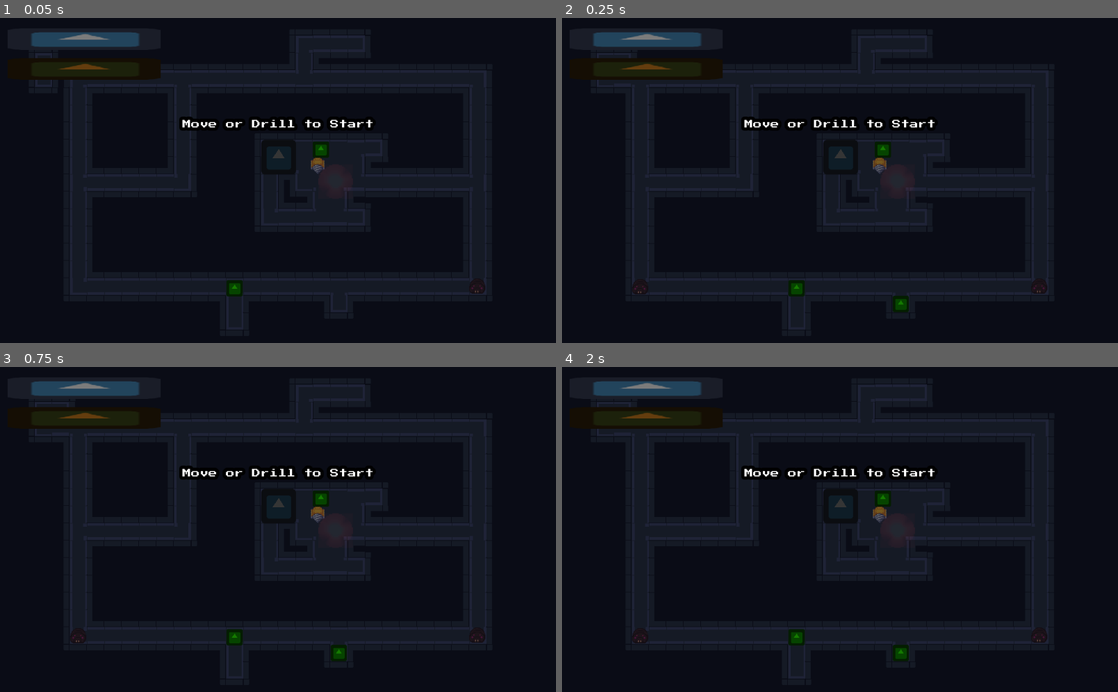
Above: before the commit, frames 1-4 (two rows, left to right).
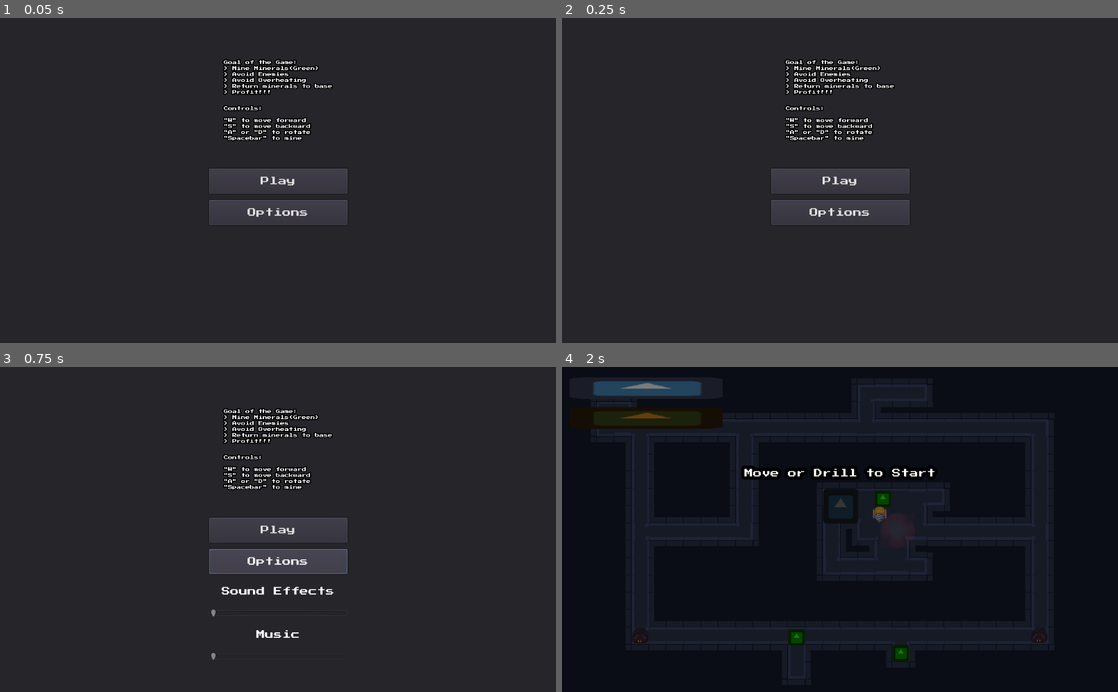
Above: after the commit, the same moments.

Repository: LaTu-Jams/LD54
Game: Godot game, scene res://scenes/Main.tscn
Two runs of this game, one before a commit and one after it. Both use one fixed random seed, a clock stepped at 60 frames per second and the inputs below. The engine's default icon, where the game draws it, is replaced by a stand-in: a white triangle on a blue panel in a dark square.
Inputs (mouse positions are in pixels of both pictures, inside the frame that each line leads up to):
- Up to frame 1 (0.05 s): no input
- Up to frame 2 (0.25 s): no input
- Up to frame 3 (0.75 s): click (278, 562) at 0.5 s, where only the run after the commit has a clickable "Options"
- Up to frame 4 (2 s): click (840, 529) at 1.25 s, where only the run after the commit has a clickable "Play"

The runs differ from the first frame. In frame 1, 71% of the frame differs, in the area x 0-100%, y 0-100%; in frame 2, 71%; in frame 3, 71%; in frame 4, nothing differs.

Commit message:
created menu to learn game rules and change sound settings(sounds not implemented) #13

Diff:
--- a/scenes/Main.tscn
+++ b/scenes/Main.tscn
@@ -10,6 +10,7 @@
 [ext_resource path="res://scripts/ParticleManager.gd" type="Script" id=8]
 [ext_resource path="res://scenes/Radar.tscn" type="PackedScene" id=9]
 [ext_resource path="res://scenes/StartLayout.tscn" type="PackedScene" id=10]
+[ext_resource path="res://scenes/Menu.tscn" type="PackedScene" id=11]
 
 [node name="Main" type="Node2D"]
 pause_mode = 2
@@ -75,3 +76,5 @@
 text = "NEXT LEVEL"
 
 [node name="StartLayout" parent="UI" instance=ExtResource( 10 )]
+
+[node name="Menu" parent="UI" instance=ExtResource( 11 )]
--- /dev/null
+++ b/scenes/Menu.tscn
@@ -0,0 +1,116 @@
+[gd_scene load_steps=6 format=2]
+
+[ext_resource path="res://fonts/PressStart2P-Regular.ttf" type="DynamicFontData" id=1]
+[ext_resource path="res://scripts/Menu.gd" type="Script" id=2]
+
+[sub_resource type="DynamicFont" id=3]
+size = 8
+outline_size = 2
+outline_color = Color( 0, 0, 0, 1 )
+use_filter = true
+font_data = ExtResource( 1 )
+
+[sub_resource type="DynamicFont" id=1]
+extra_spacing_top = 12
+extra_spacing_bottom = 12
+font_data = ExtResource( 1 )
+
+[sub_resource type="Theme" id=2]
+default_font = SubResource( 1 )
+
+[node name="Menu" type="Control"]
+anchor_right = 1.0
+anchor_bottom = 1.0
+script = ExtResource( 2 )
+
+[node name="Panel" type="Panel" parent="."]
+anchor_right = 1.0
+anchor_bottom = 1.0
+
+[node name="Label" type="Label" parent="Panel"]
+anchor_left = 0.5
+anchor_top = 0.5
+anchor_right = 0.5
+anchor_bottom = 0.5
+margin_left = -100.0
+margin_top = -137.0
+margin_right = 100.0
+margin_bottom = -74.0
+custom_fonts/font = SubResource( 3 )
+text = "Controls:
+
+\"W\" to move forward
+\"S\" to move backward
+\"A\" or \"D\" to rotate
+\"Spacebar\" to mine"
+
+[node name="Label2" type="Label" parent="Panel"]
+anchor_left = 0.5
+anchor_top = 0.5
+anchor_right = 0.5
+anchor_bottom = 0.5
+margin_left = -100.0
+margin_top = -222.0
+margin_right = 100.0
+margin_bottom = -159.0
+custom_fonts/font = SubResource( 3 )
+text = "Goal of the Game:
+> Mine Minerals(Green)
+> Avoid Enemies
+> Avoid Overheating
+> Return minerals to base
+> Profit!!!"
+
+[node name="VBoxContainer" type="VBoxContainer" parent="Panel"]
+anchor_left = 0.5
+anchor_top = 0.5
+anchor_right = 0.5
+anchor_bottom = 0.5
+margin_left = -127.5
+margin_top = -22.0
+margin_right = 127.5
+margin_bottom = 121.0
+theme = SubResource( 2 )
+custom_constants/separation = 12
+
+[node name="Button" type="Button" parent="Panel/VBoxContainer"]
+margin_right = 255.0
+margin_bottom = 46.0
+text = "Play"
+
+[node name="Button2" type="Button" parent="Panel/VBoxContainer"]
+margin_top = 58.0
+margin_right = 255.0
+margin_bottom = 104.0
+text = "Options"
+
+[node name="Label" type="Label" parent="Panel/VBoxContainer"]
+visible = false
+margin_top = 116.0
+margin_right = 255.0
+margin_bottom = 156.0
+text = "Sound Effects"
+align = 1
+
+[node name="HSlider" type="HSlider" parent="Panel/VBoxContainer"]
+visible = false
+margin_top = 168.0
+margin_right = 255.0
+margin_bottom = 184.0
+
+[node name="Label2" type="Label" parent="Panel/VBoxContainer"]
+visible = false
+margin_top = 196.0
+margin_right = 255.0
+margin_bottom = 236.0
+text = "Music"
+align = 1
+
+[node name="HSlider2" type="HSlider" parent="Panel/VBoxContainer"]
+visible = false
+margin_top = 248.0
+margin_right = 255.0
+margin_bottom = 264.0
+
+[connection signal="pressed" from="Panel/VBoxContainer/Button" to="." method="_on_Button_pressed"]
+[connection signal="pressed" from="Panel/VBoxContainer/Button2" to="." method="_on_Button2_pressed"]
--- /dev/null
+++ b/scripts/Menu.gd
@@ -0,0 +1,27 @@
+extends Control
+
+onready var label = $Panel/VBoxContainer/Label
+onready var h_slider = $Panel/VBoxContainer/HSlider
+onready var label_2 = $Panel/VBoxContainer/Label2
+onready var h_slider_2 = $Panel/VBoxContainer/HSlider2
+
+
+# Called when the node enters the scene tree for the first time.
+func _ready():
+	pass # Replace with function body.
+
+
+# Called every frame. 'delta' is the elapsed time since the previous frame.
+#func _process(delta):
+#	pass
+
+
+func _on_Button2_pressed():
+	h_slider_2.visible = !h_slider_2.visible
+	label_2.visible = !label_2.visible
+	h_slider.visible = !h_slider.visible
+	label.visible = !label.visible
+
+
+func _on_Button_pressed():
+	visible = false
Not shown: 1 places in scenes/Main.tscn that only renumber resources
